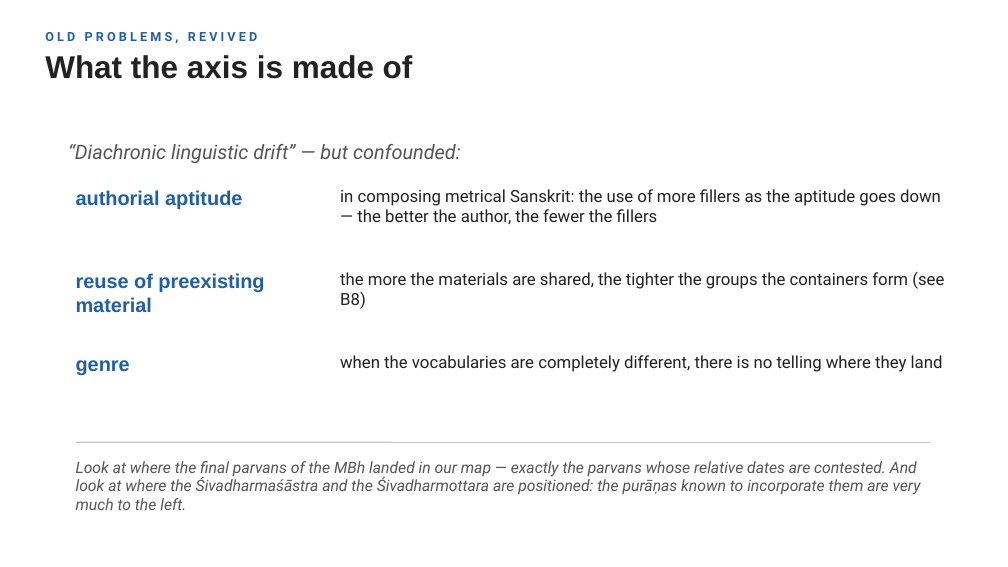
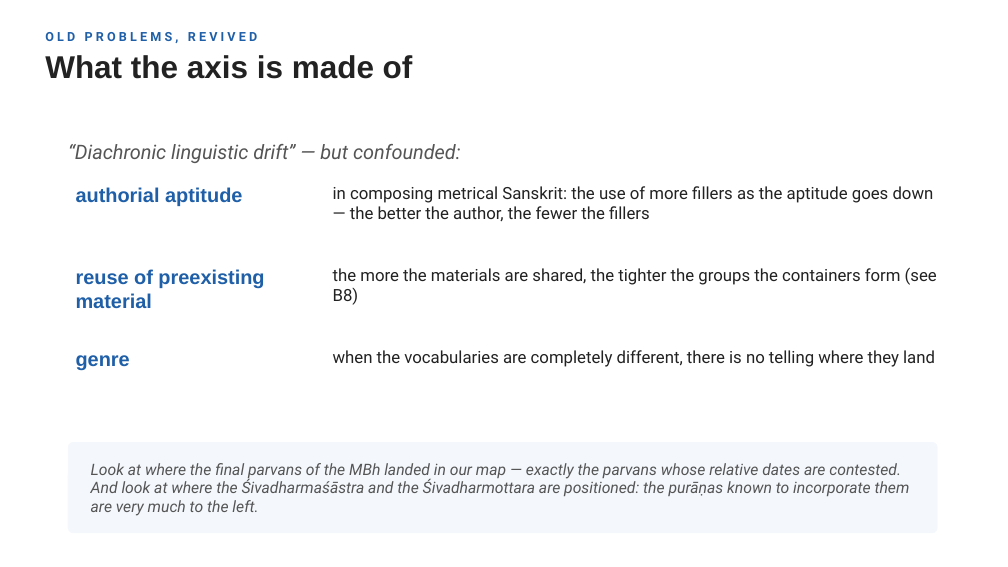
Before and after one commit to kengoharimoto/stylometry-experiments, a slide deck: slide 19 of materials/presentation_2026/chronology_stratification.pptx. Drawn at 1008x567 pixels with LibreOffice and Linux fonts; fonts in the diff are those of the drawing. Boxes give left, top, right and bottom in pixels: in the first picture for what was removed or moved away, otherwise in the second. Text is boxed around its words. In the diff, an @@ line names an element or a change of style, - is before the commit and + after.

```diff
--- a/materials/presentation_2026/chronology_stratification.pptx
+++ b/materials/presentation_2026/chronology_stratification.pptx
@@ text "in composing metrical Sanskrit: the ..." moved from (x1=340, y1=189, x2=941, y2=224) to (x1=333, y1=186, x2=934, y2=221) @@
@@ text "reuse of preexisting material" moved from (x1=76, y1=273, x2=264, y2=313) to (x1=76, y1=269, x2=264, y2=309) @@
@@ text "the more the materials are ..." moved from (x1=340, y1=272, x2=944, y2=309) to (x1=333, y1=268, x2=937, y2=305) @@
@@ text "genre" moved from (x1=76, y1=360, x2=130, y2=375) to (x1=76, y1=355, x2=130, y2=370) @@
@@ text "when the vocabularies are completely ..." moved from (x1=340, y1=355, x2=943, y2=372) to (x1=333, y1=350, x2=935, y2=367) @@
@@ rounded rectangle added at (x1=68, y1=442, x2=938, y2=533), fill #F4F8FC, outline #F4F8FC 0.25 pt @@
@@ line removed from (76, 442) to (930, 442) @@
@@ text "Look at where the final ..." moved from (x1=76, y1=461, x2=921, y2=510) to (x1=91, y1=463, x2=910, y2=516) @@
@@ text "Look at where the final ..." at (x1=91, y1=463, x2=910, y2=516): vertical alignment top to middle @@
```
Also in this commit, not shown: 14 other slides changed, 1 other file.
